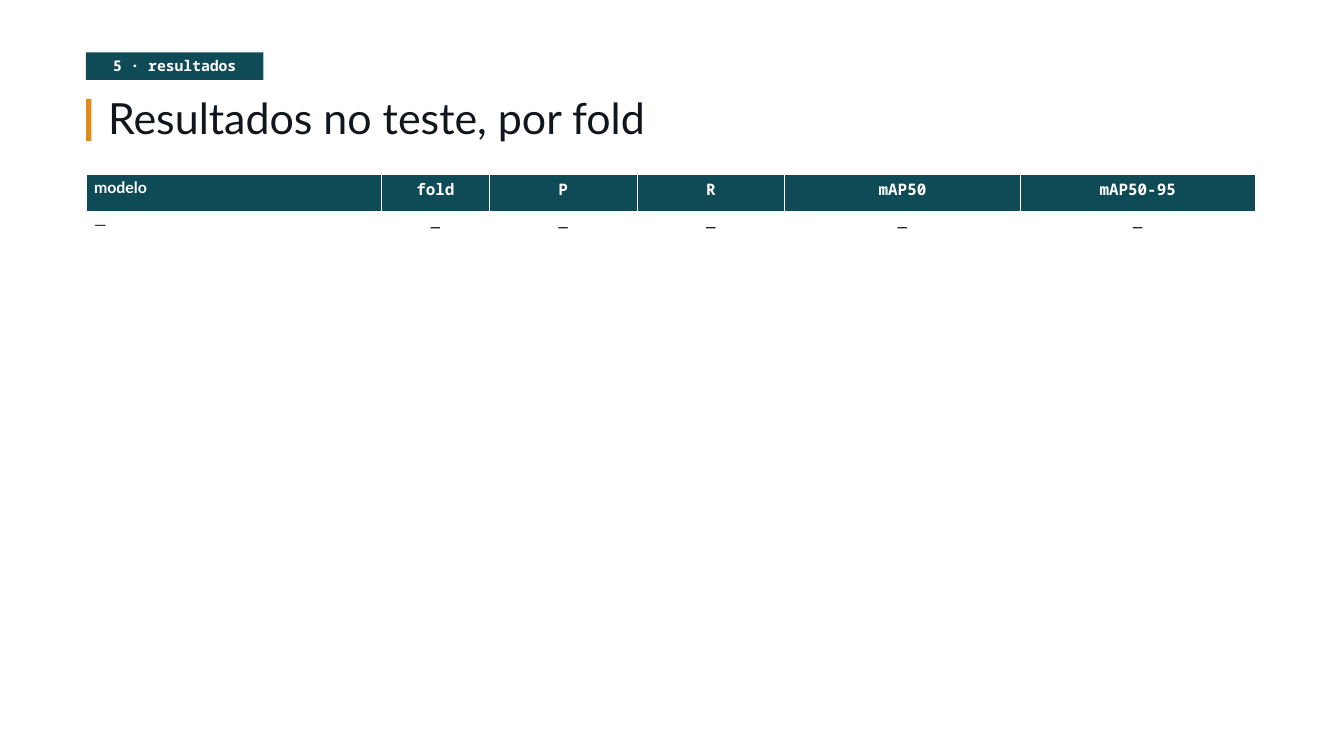
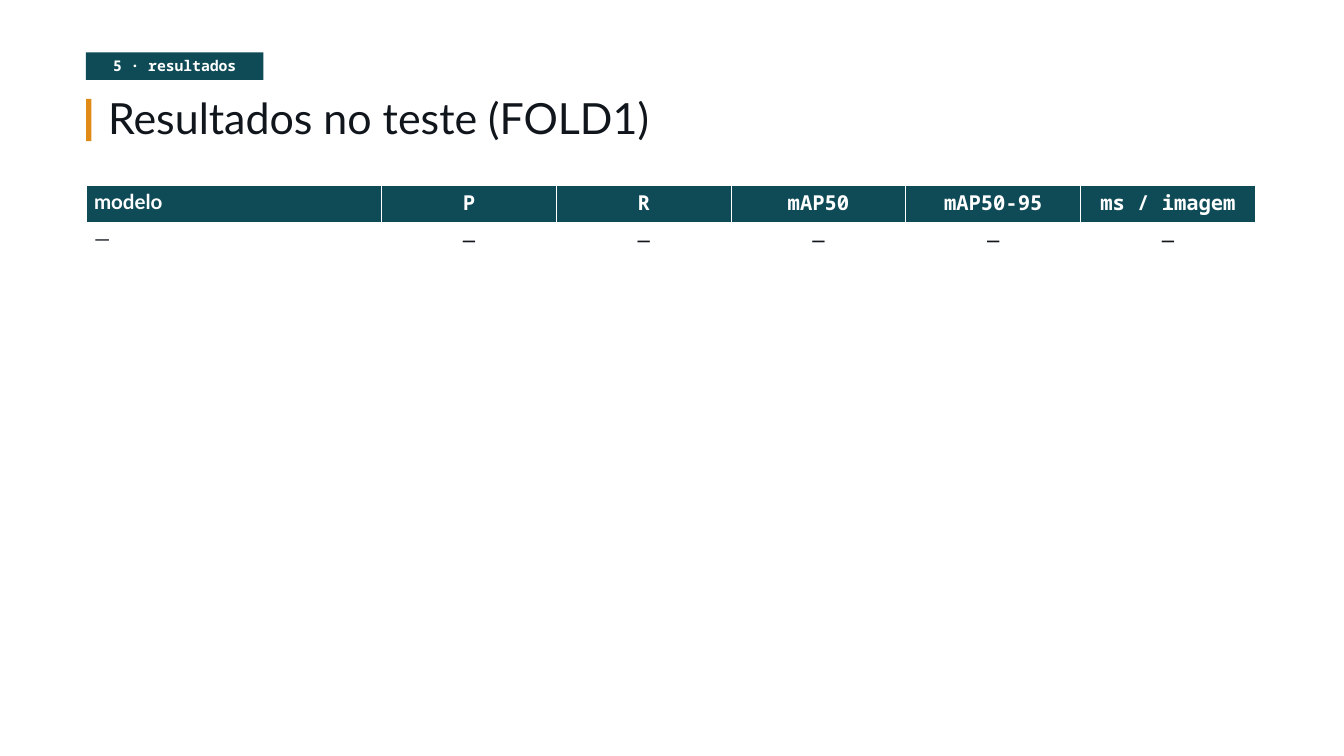
Before and after one commit to enzozon/yolov9-cozinha, a slide deck: slide 13 of slides/Cozinha_yolov9.pptx. Drawn at 1344x756 pixels with LibreOffice and Linux fonts; fonts in the diff are those of the drawing. Boxes give left, top, right and bottom in pixels: in the first picture for what was removed or moved away, otherwise in the second. Text is boxed around its words. In the diff, an @@ line names an element or a change of style, - is before the commit and + after.

Commit message:
docs: slides ajustados para treino só no FOLD1

```diff
--- a/slides/Cozinha_yolov9.pptx
+++ b/slides/Cozinha_yolov9.pptx
@@ text at <box>108,101,649,140</box>: text changed @@
-Resultados no teste, por fold
+Resultados no teste (FOLD1)
@@ table at <box>86,185,1255,259</box> @@
-row 1: modelo | fold | P | R | mAP50 | mAP50-95
+row 1: modelo | P | R | mAP50 | mAP50-95 | ms / imagem
@@ size 17 to 22 pt in "modelo", "—", "—", "—" and 3 more places @@
@@ table: place and size @@
-table at <box>86,175,1255,249</box>
+table at <box>86,185,1255,259</box>
```
Also in this commit, not shown: 5 other slides changed, 1 other file.
